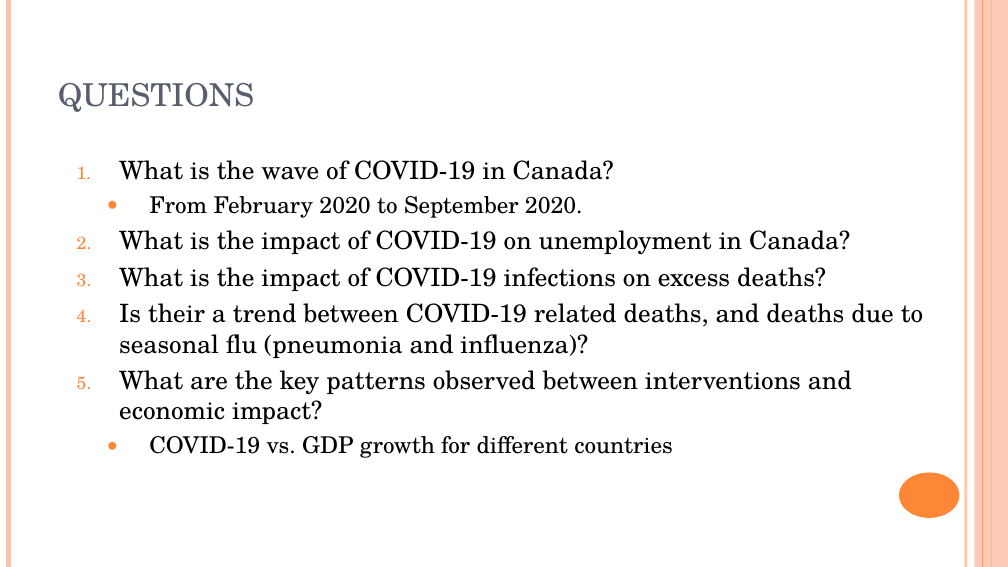
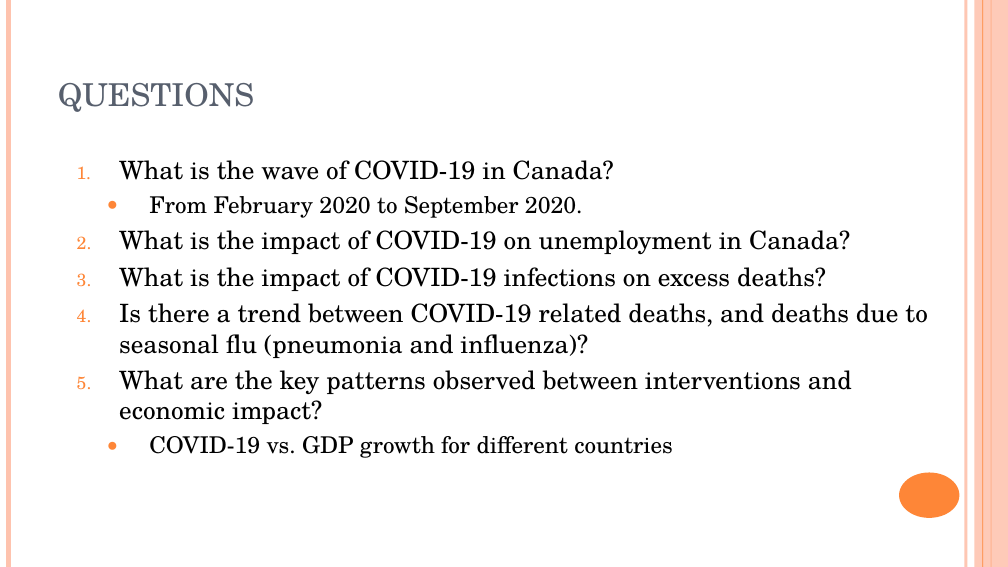
Before and after one commit to BunmiOlakanmi/Project, a slide deck: slide 5 of COVID-19 - analysis.ppt. Drawn at 1008x567 pixels with LibreOffice and Linux fonts; fonts in the diff are those of the drawing. Boxes give left, top, right and bottom in pixels: in the first picture for what was removed or moved away, otherwise in the second. Text is boxed around its words. In the diff, an @@ line names an element or a change of style, - is before the commit and + after.

```diff
--- a/COVID-19 - analysis.ppt
+++ b/COVID-19 - analysis.ppt
@@ text at <box>119,303,928,358</box>: text changed @@
-4. Is their a trend between COVID-19 related deaths, and deaths due to seasonal flu (pneumonia and influenza)?
+4. Is there a trend between COVID-19 related deaths, and deaths due to seasonal flu (pneumonia and influenza)?
```
Also in this commit, not shown: 3 other slides changed.
